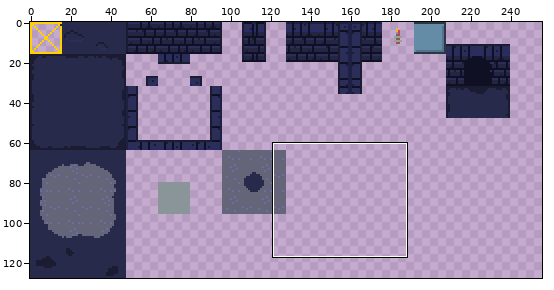
Sprite sheet, stored at assets/gfx/tileset.png. Above: a wide view before the commit, with the close-up outlined.
Close-up. As it was:
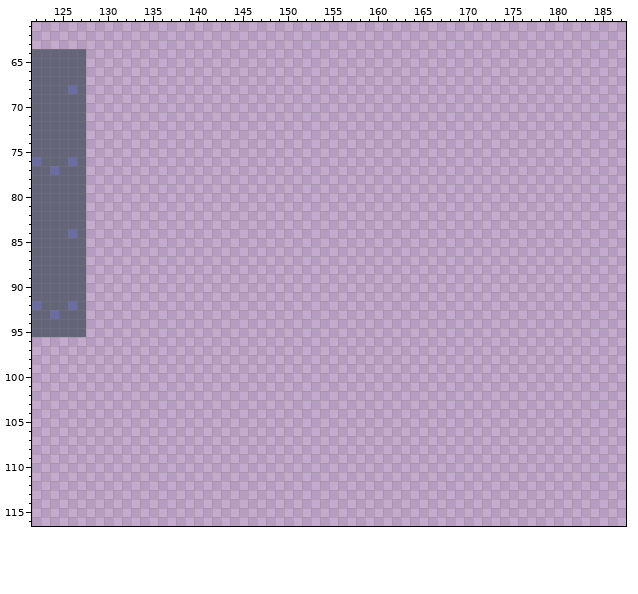
The file is 256x128 pixels. Pixels under 10% opacity are left out. Colours within 5 levels of each other are drawn and written as one. Shown: x 122..187, y 61..116. The commit also changed other parts of the picture, which this record leaves out.
After:
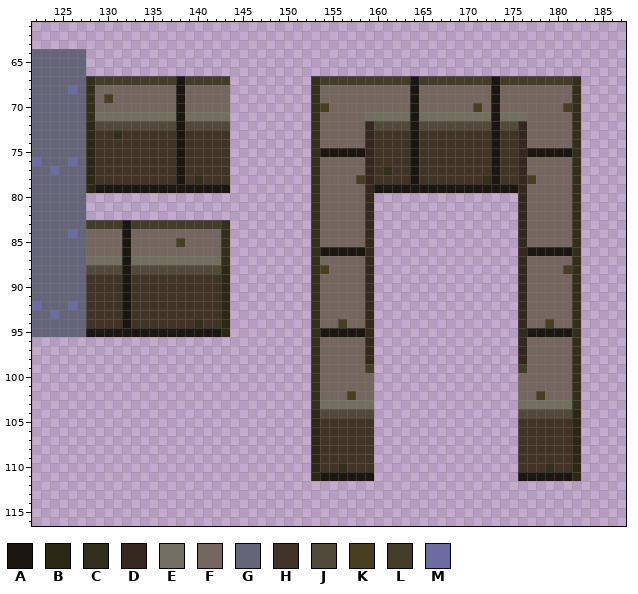
Palette (. is transparent): A #1b1710  B #2b2816  C #322f1b  D #36271f  E #736f60  F #756760  G #646579  H #413427  J #514939  K #473f20  L #413d27  M #6a6ca2
Edits made:
Changed rows in their new state; - is an unchanged pixel.
first column x 128:
 67 CLLLLLLLLLALLLLL---------CLLLLLLLLLLALLLLLLLLALLLLLLLLC
 68 CFFFFFFFFFAFFFFF---------CFFFFFFFFFFAFFFFFFFFAFFFFFFFFC
 69 CFKFFFFFFFAFFFFF---------CFFFFFFFFFFAFFFFFFFFAFFFFFFFFC
 70 CFFFFFFFFFAFFFFF---------CKFFFFFFFFFAFFFFFFKFAFFFFFFFKC
 71 CEEEEEEEEEAEEEEE---------CFFFFFEEEEEAEEEEEEEEAEEEFFFFFC
 72 BJJJJJJJJJAJJJJJ---------CFFFFFDJJJJAJJJJJJJJAJJDFFFFFC
 73 BHHCHHHHHHAHHHHH---------CFFFFFDHHHHAHHHHHHHHAHHDFFFFFC
 74 BHHHHHHHHHAHHHHH---------CFFFFFDHHHHAHHHHHHHHAHHDFFFFFC
 75 BHHHHHHHHHAHHHHH---------CAAAAADHHHHAHHHHHHHHAHHDAAAAAC
 76 BHHHHHHHHHAHHHHH---------CFFFFFDHHHHAHHHHHHHHAHHDFFFFFC
 77 BHHHHHHHHHAHHHHH---------CFFFFFDHCHHAHHHHHHHHAHHDFFFFFC
 78 BHHHHHHHHHAHCHHH---------CFFFFKDHHHHAHHHHHHHCAHHDKFFFFC
 79 BAAAAAAAAAAAAAAA---------CFFFFFDAAAAAAAAAAAAAAAADFFFFFC
 80 -------------------------CFFFFFD----------------DFFFFFC
 81 -------------------------CFFFFFD----------------DFFFFFC
 82 -------------------------CFFFFFD----------------DFFFFFC
 83 LLLLALLLLLLLLLLC---------CFFFFFD----------------DFFFFFC
 84 FFFFAFFFFFFFFFFC---------CFFFFFD----------------DFFFFFC
 85 FFFFAFFFFFKFFFFC---------CFFFFFD----------------DFFFFFC
 86 FFFFAFFFFFFFFFFC---------CAAAAAD----------------DAAAAAC
 87 EEEEAEEEEEEEEEEC---------CFFFFFD----------------DFFFFFC
 88 JJJJAJJJJJJJJJJB---------CKFFFFD----------------DFFFFKC
 89 HHHHAHHHHHHHHHHB---------CFFFFFD----------------DFFFFFC
 90 HHHHAHHHHHHHHHHB---------CFFFFFD----------------DFFFFFC
 91 HHHHAHHHHHHHHHHB---------CFFFFFD----------------DFFFFFC
 92 HHHHAHHHHHHHHHHB---------CFFFFFD----------------DFFFFFC
 93 HHHHAHHHHHHHHHHB---------CFFFFFD----------------DFFFFFC
 94 HHHHAHHHHHHHCHHB---------CFFKFFD----------------DFFKFFC
 95 AAAAAAAAAAAAAAAB---------CAAAAAD----------------DAAAAAC
 96 -------------------------CFFFFFD----------------DFFFFFC
 97 -------------------------CFFFFFD----------------DFFFFFC
 98 -------------------------CFFFFFD----------------DFFFFFC
 99 -------------------------CFFFFFL----------------LFFFFFC
100 -------------------------CFFFFFF----------------FFFFFFC
101 -------------------------CFFFFFF----------------FFFFFFC
102 -------------------------CFFFKFF----------------FFKFFFC
103 -------------------------CEEEEEE----------------EEEEEEC
104 -------------------------BJJJJJJ----------------JJJJJJB
105 -------------------------BHHHHHH----------------HHHHHHB
106 -------------------------BHHHHHH----------------HHHHHHB
107 -------------------------BHHHHHH----------------HHHHHHB
108 -------------------------BHHHHHH----------------HHHHHHB
109 -------------------------BHHHHHH----------------HHHHHHB
110 -------------------------BHHCHHH----------------HHHCHHB
111 -------------------------BAAAAAA----------------AAAAAAB
Where, in picture pixels (left, top, right, bottom), the same in both close-ups:
added: (86, 76, 230, 337)
added: (311, 76, 581, 481)
